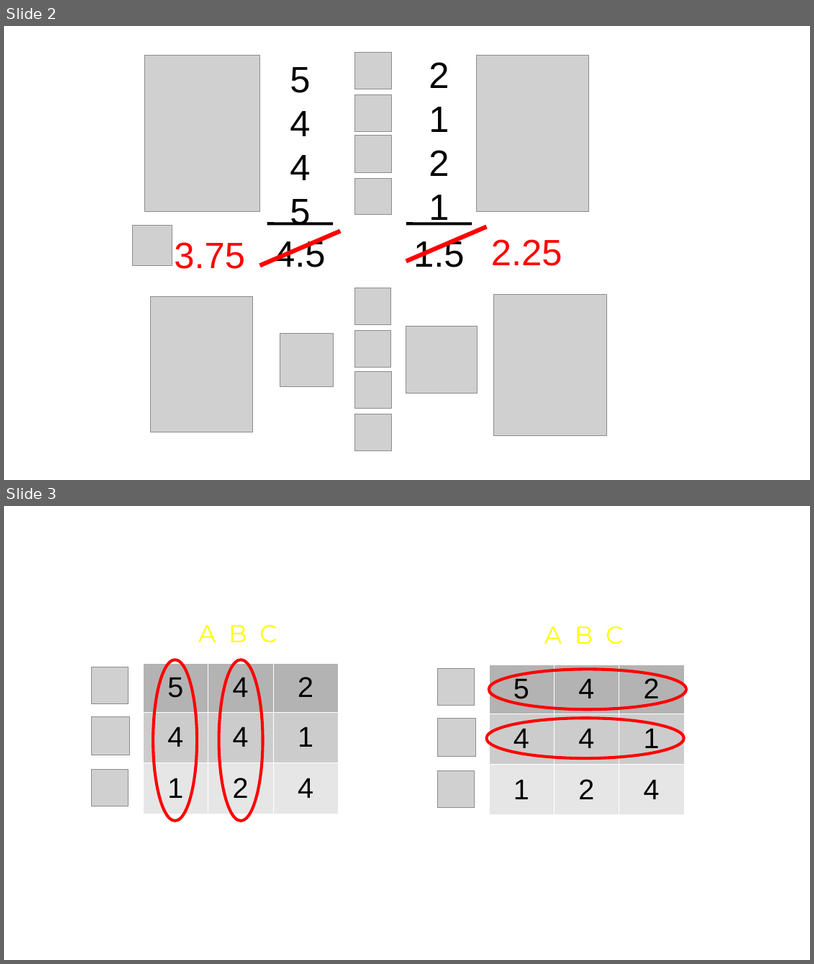
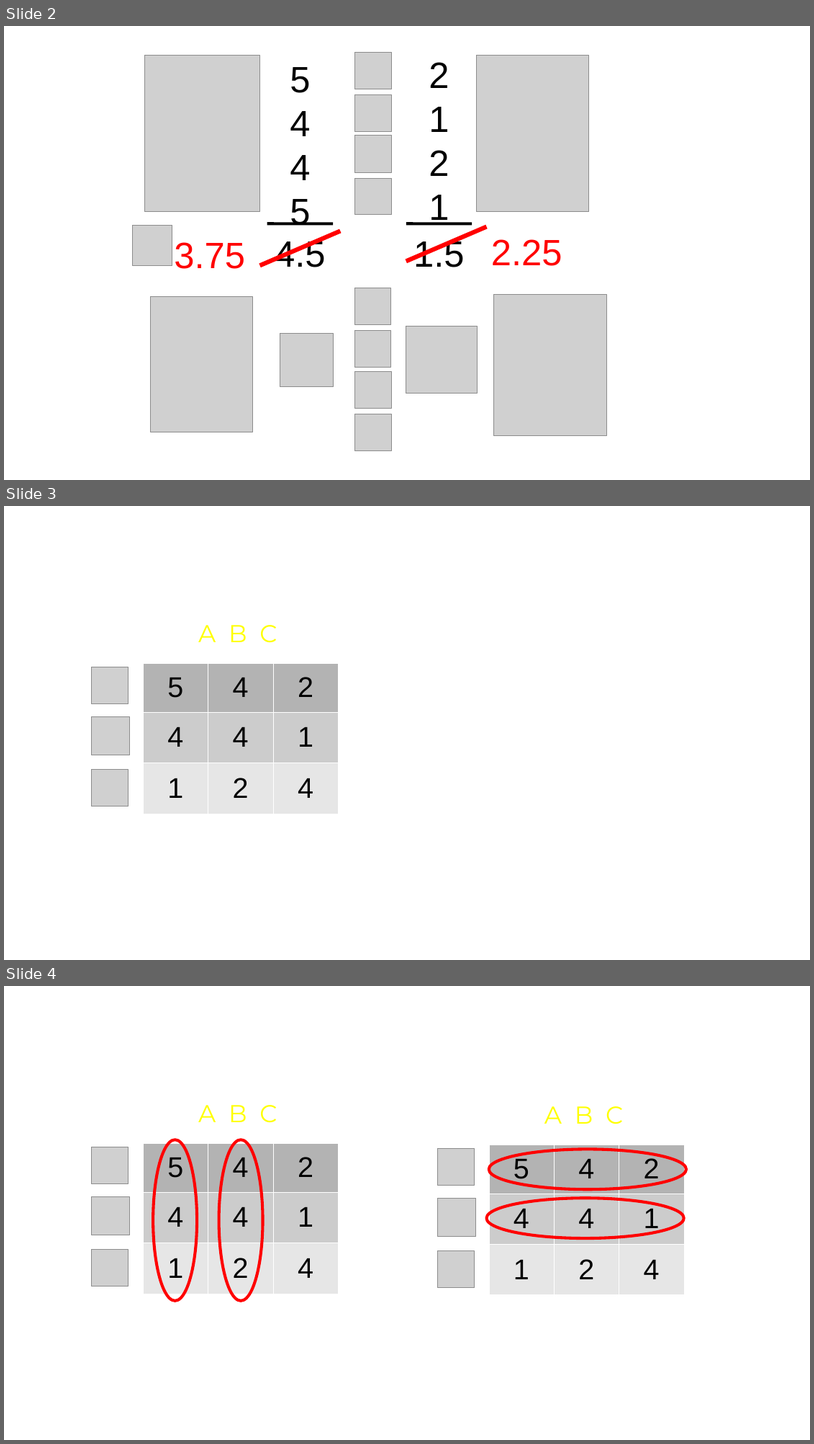
Before and after one commit to Laszarus/dsi-recommender-case-study, a slide deck: fred/resources/slides.odp. Shown one above the other, each under a label of ours: slides 2 and 3 before the commit, slides 2, 3 and 4 after it. The pictures are 814x964 and 814x1444 pixels, drawn with LibreOffice and Linux fonts; fonts in the diff are those of the drawing; grey boxes stand for pictures. Boxes give left, top, right and bottom in pixels: in the first picture for what was removed or moved away, otherwise in the second. Text is boxed around its words. In the diff, an @@ line names an element or a change of style, - is before the commit and + after.

Commit message:
added table 0 slide

```diff
--- a/fred/resources/slides.odp
+++ b/fred/resources/slides.odp
@@ slide 3 added at (4, 506, 810, 960), background #FFFFFF @@
@@ text added at (198, 625, 277, 643), 24 pt, text #FFFF00 @@
+A B C
@@ picture added at (92, 667, 129, 703) @@
@@ table added at (143, 664, 338, 813), 3 rows, 3 columns @@
+5 | 4 | 2
+4 | 4 | 1
+1 | 2 | 4
@@ picture added at (92, 717, 130, 755) @@
@@ picture added at (92, 770, 129, 806) @@
@@ what was slide 3 is now slide 4 @@
```
